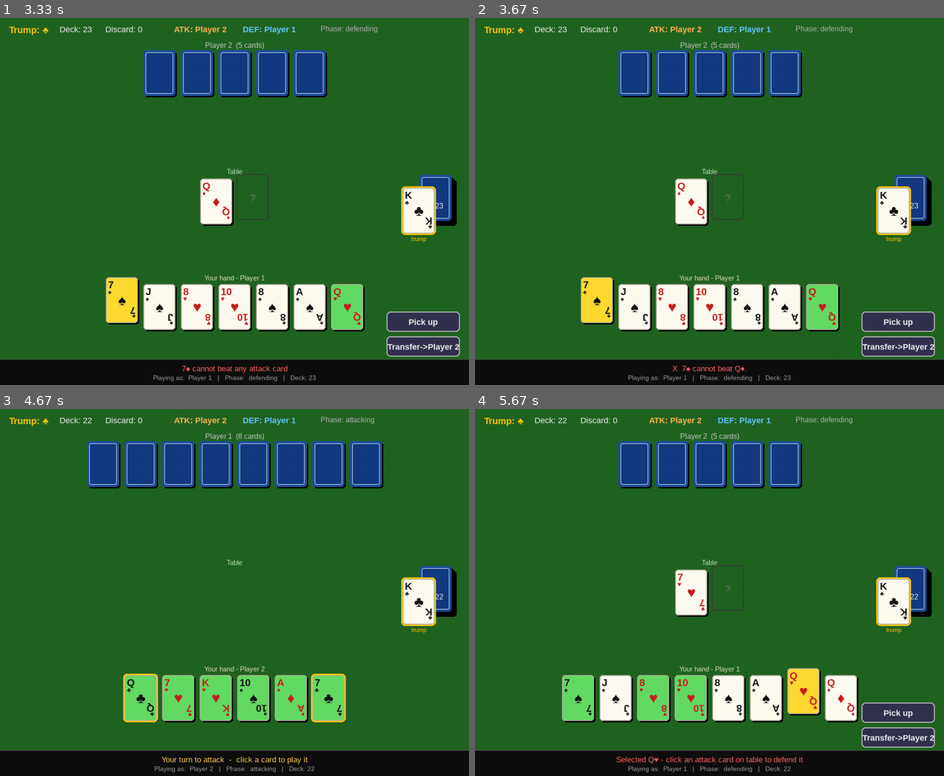
Above: before the commit, frames 1-4 (two rows, left to right).
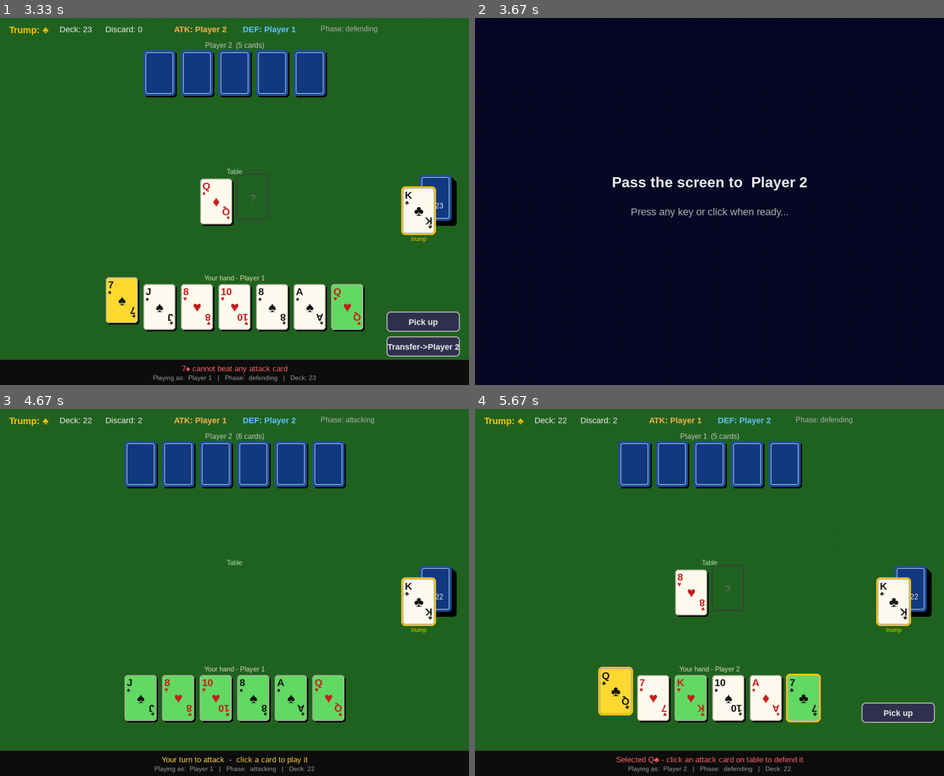
Above: after the commit, the same moments.

Repository: dnlfiguera/durak-game
Game: pygame game, started from pygame_game.py
The game is run twice, just before and just after one commit, with the same random seed, the same clock (stepped at 60 frames per second) and the same inputs.
Inputs (mouse positions are in pixels of both pictures, inside the frame that each line leads up to):
- Up to frame 1 (3.33 s): tap Enter at 0.33 s; click (239, 227) at 0.72 s; click "Q" at 1.05 s; click (408, 329) at 1.38 s; click "Pick up" at 1.72 s; click (239, 241) at 2.05 s; click "Q" at 2.38 s; click (356, 168) at 2.72 s; click "7" at 3.05 s
- Up to frame 2 (3.67 s): click "Q" at 3.38 s
- Up to frame 3 (4.67 s): click (84, 544) at 3.72 s; click (422, 713) at 4.05 s, where only the run after the commit has a clickable "End Attack"; click (103, 632) at 4.38 s
- Up to frame 4 (5.67 s): click (639, 698) at 4.72 s; click (836, 632) at 5.05 s; click "Q" at 5.38 s

Frame 1 is identical in both runs. In frame 2, 95% of the frame differs, in the area x 0-100%, y 0-100%; in frame 3, 2.6%; in frame 4, 6.2%.

Commit message:
Two-way cheating system - attack and defense

Diff:
--- a/game_engine.py
+++ b/game_engine.py
@@ -140,7 +140,8 @@
     def __init__(self):
         self.attacks: list[Card] = []
         self.defenses: dict[Card, Card] = {}
-        self.cheat_cards: set[Card] = set()     # cards played illegally
+        self.cheat_cards: set[Card] = set()         # attack cards played illegally
+        self.cheat_defenses: set[Card] = set()      # attack cards whose defense was invalid
         self.card_owners: dict[Card, "Player"] = {}  # who played each attack card
 
     def add_attack(self, card: Card, player=None, is_cheat=False):
@@ -150,8 +151,10 @@
         if is_cheat:
             self.cheat_cards.add(card)
 
-    def add_defense(self, attack_card: Card, defense_card: Card):
+    def add_defense(self, attack_card: Card, defense_card: Card, is_cheat=False):
         self.defenses[attack_card] = defense_card
+        if is_cheat:
+            self.cheat_defenses.add(attack_card)
 
     def undefended(self) -> list[Card]:
         return [c for c in self.attacks if c not in self.defenses]
@@ -175,6 +178,7 @@
         self.attacks.clear()
         self.defenses.clear()
         self.cheat_cards.clear()
+        self.cheat_defenses.clear()
         self.card_owners.clear()
 
     def __repr__(self) -> str:
@@ -388,7 +392,8 @@
         return self._ok()
 
     def defend(self, player: Player, attack_card: Card, defense_card: Card) -> dict:
-        """Defender plays a card to beat a specific attack card."""
+        """Defender plays a card to beat a specific attack card.
+        Invalid defenses are allowed (cheating) — attacker must catch them."""
         if self.phase != GamePhase.DEFENDING:
             return self._err("Not the defense phase.")
         if player != self.defender:
@@ -397,11 +402,12 @@
             return self._err(f"{attack_card} is already defended or not on the table.")
         if not player.has_card(defense_card):
             return self._err(f"{player.name} does not have {defense_card}.")
-        if not defense_card.beats(attack_card, self.trump):
-            return self._err(f"{defense_card} cannot beat {attack_card}.")
+
+        # Check if defense is valid — allow it either way, but mark cheats
+        is_cheat = not defense_card.beats(attack_card, self.trump)
 
         player.remove_card(defense_card)
-        self.table.add_defense(attack_card, defense_card)
+        self.table.add_defense(attack_card, defense_card, is_cheat=is_cheat)
         self._log(f"{player.name} defends {attack_card} with {defense_card}")
 
         old_phase = self.phase
@@ -491,6 +497,35 @@
         else:
             # Not a cheat — wrong call
             self._log(f"{player.name} called cheating on {attack_card} — but it was legitimate!")
+            return {"ok": True, "error": None, "was_cheat": False}
+
+    def call_defense_cheating(self, player: Player, attack_card: Card) -> dict:
+        """
+        Attacker (or any non-defender) calls cheating on a defense card.
+        If the defense was invalid (card doesn't actually beat the attack),
+        the defense card goes back to the defender's hand and the attack becomes undefended.
+        Must be called BEFORE end_attack — pressing End Attack accepts all defenses.
+        """
+        if player == self.defender:
+            return self._err("Only the attacker can call cheating on a defense.")
+        if attack_card not in self.table.defenses:
+            return self._err(f"{attack_card} has no defense to challenge.")
+
+        defense_card = self.table.defenses[attack_card]
+
+        if attack_card in self.table.cheat_defenses:
+            # It IS a cheat — defense card goes back to defender
+            del self.table.defenses[attack_card]
+            self.table.cheat_defenses.discard(attack_card)
+            self.defender.hand.append(defense_card)
+            self._log(f"DEFENSE CHEAT CAUGHT! {player.name} caught {self.defender.name} — "
+                      f"{defense_card} goes back (didn't beat {attack_card})!")
+            self.phase = GamePhase.DEFENDING
+            return {"ok": True, "error": None, "was_cheat": True}
+        else:
+            # Not a cheat — defense was valid
+            self._log(f"{player.name} challenged defense {defense_card} on {attack_card} — "
+                      f"but it was a valid defense!")
             return {"ok": True, "error": None, "was_cheat": False}
 
     def end_attack(self, player: Player) -> dict:
--- a/game_server.py
+++ b/game_server.py
@@ -305,6 +305,13 @@
                 result = {"ok": False, "error": "Card not found on table"}
             else:
                 result = gs.call_cheating(player, atk_card)
+
+        elif action == "call_defense_cheating":
+            atk_card = self._parse_card_str(data.get("card"))
+            if atk_card is None:
+                result = {"ok": False, "error": "Card not found on table"}
+            else:
+                result = gs.call_defense_cheating(player, atk_card)
 
         if not result["ok"]:
             # Send error only to the player who made the mistake
Not shown, changed: index.html
